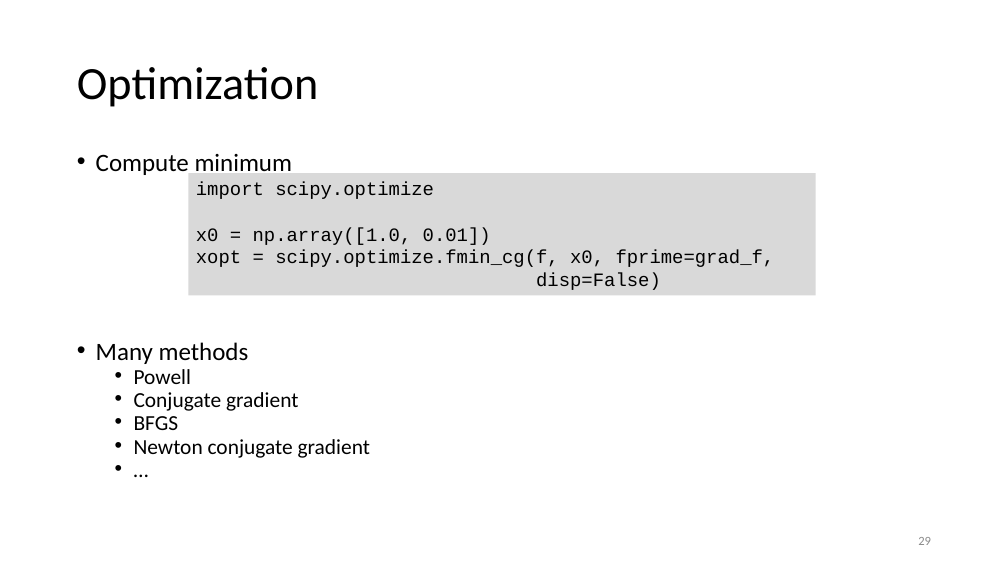
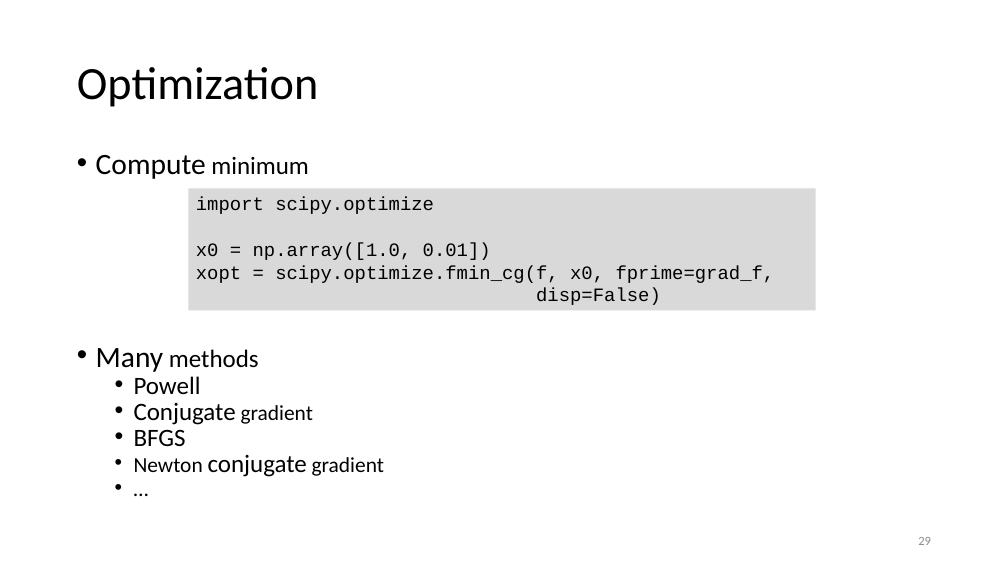
Before and after one commit to gjbex/Scientific-Python, a slide deck: slide 29 of scientific_python.pptx. Drawn at 1008x567 pixels with LibreOffice and Linux fonts; fonts in the diff are those of the drawing. Boxes give left, top, right and bottom in pixels: in the first picture for what was removed or moved away, otherwise in the second. Text is boxed around its words. In the diff, an @@ line names an element or a change of style, - is before the commit and + after.

Commit message:
Fix formatting scipy section

```diff
--- a/scientific_python.pptx
+++ b/scientific_python.pptx
@@ text at [96, 155, 384, 477]: size 23.8 to 28.1 pt in "Compute", "Many"; size 20.4 to 23.8 pt in "Powell", "Conjugate", "BFGS", "conjugate" @@
@@ rectangle "import scipy.optimize": place and size @@
-rectangle "import scipy.optimize" at [188, 173, 815, 296]
+rectangle "import scipy.optimize" at [188, 188, 815, 311]
```
Also in this commit, not shown: 8 other slides changed.
